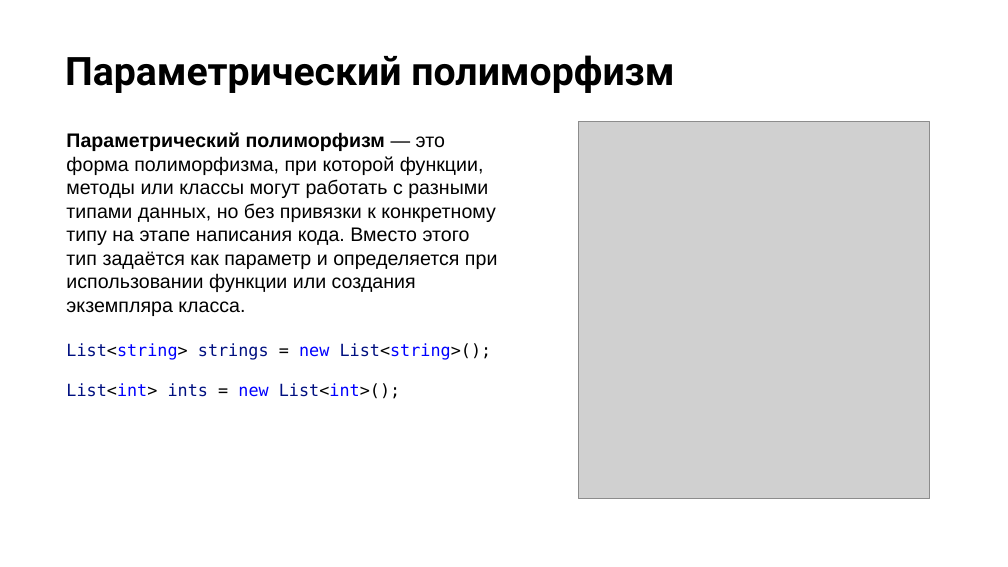
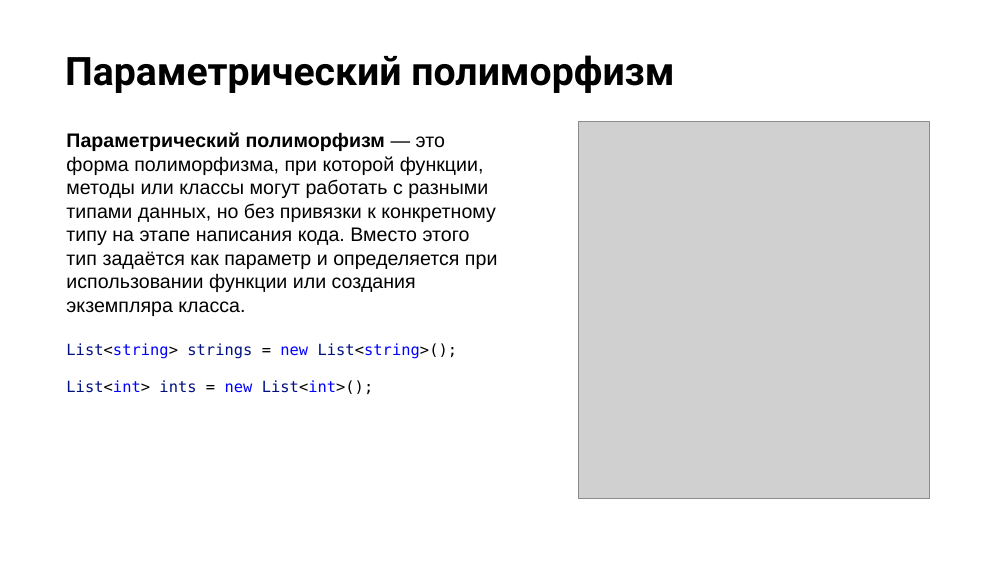
Before and after one commit to NilovPavel/OOP, a slide deck: slide 22 of ООПp.2.pptx. Drawn at 1008x567 pixels with LibreOffice and Linux fonts; fonts in the diff are those of the drawing; grey boxes stand for pictures; background and template pictures are left out. Boxes give left, top, right and bottom in pixels: in the first picture for what was removed or moved away, otherwise in the second. Text is boxed around its words. In the diff, an @@ line names an element or a change of style, - is before the commit and + after.

```diff
--- a/ООПp.2.pptx
+++ b/ООПp.2.pptx
@@ text at (x1=66, y1=343, x2=457, y2=395): size 12 to 11 pt in "List<string> strings = new List<string>();", "List<int> ints = new List<int>();" @@
```
Also in this commit, not shown: 8 other slides changed, 15 other files.
